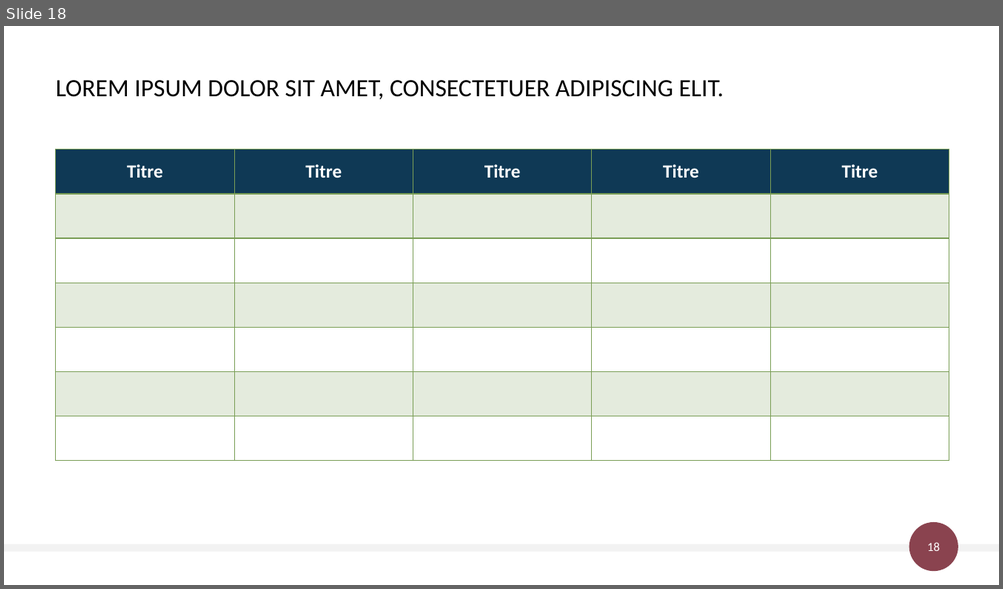
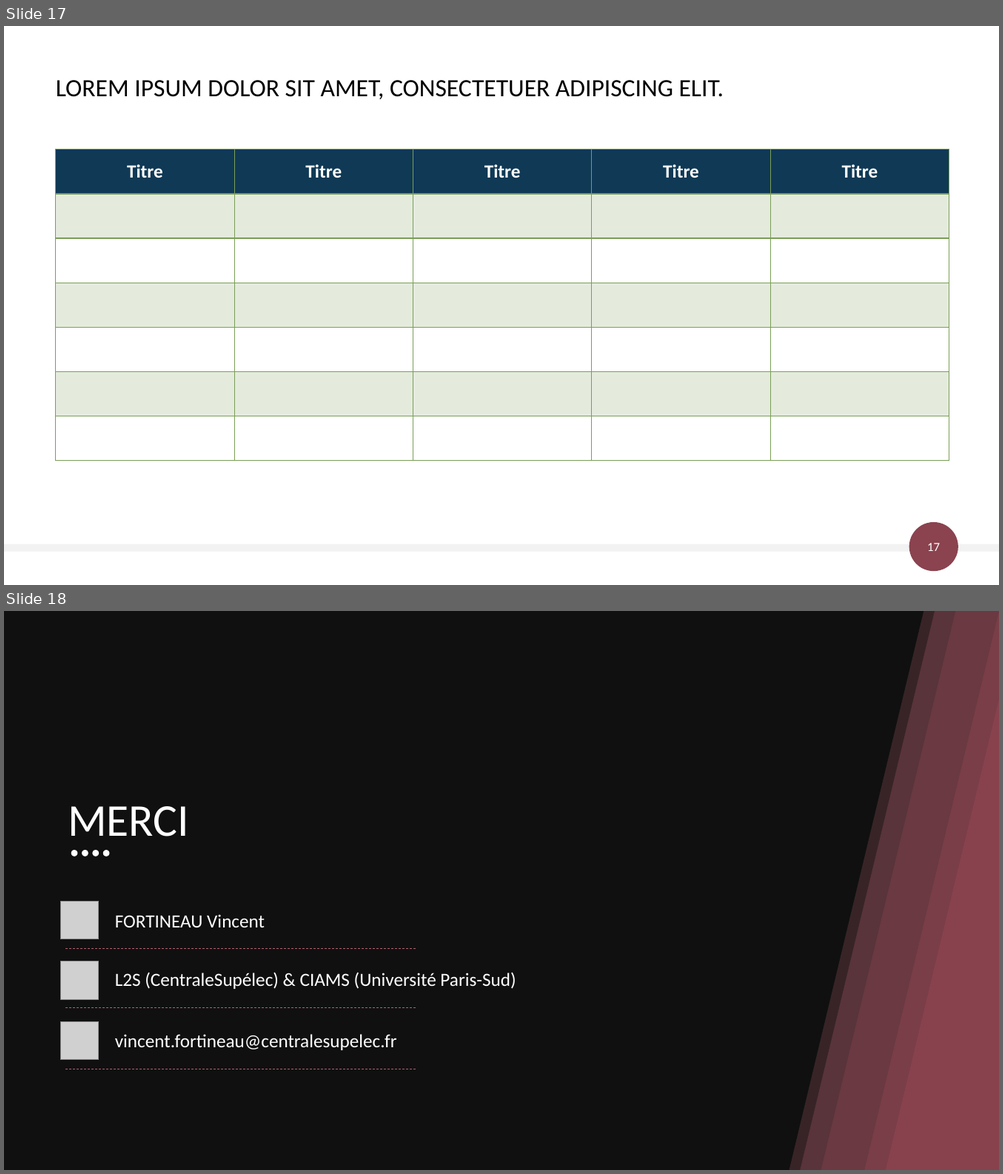
Before and after one commit to FortinoDiVinci/Thesis_report, a slide deck: Communication/FeDeV 2019/fedev_2019.pptx. Shown one above the other, each under a label of ours: slide 18 before the commit, slides 17 and 18 after it. The pictures are 1003x589 and 1003x1174 pixels, drawn with LibreOffice and Linux fonts; fonts in the diff are those of the drawing; grey boxes stand for pictures; background and template pictures are left out; a plain dark background stands for a picture behind light text. Boxes give left, top, right and bottom in pixels: in the first picture for what was removed or moved away, otherwise in the second. Text is boxed around its words. In the diff, an @@ line names an element or a change of style, - is before the commit and + after.

```diff
--- a/Communication/FeDeV 2019/fedev_2019.pptx
+++ b/Communication/FeDeV 2019/fedev_2019.pptx
@@ slide 18 added at <box>4,611,999,1170</box>, background picture (left out) @@
@@ rectangle added at <box>4,611,999,1170</box>, fill #000000 at 62% opacity @@
@@ group added at <box>789,611,999,1170</box>: 5 freeform shapes @@
@@ title added at <box>68,806,189,837</box>, 44 pt, text #FFFFFF @@
+MERCI
@@ group added at <box>71,850,110,857</box>: 4 ellipses @@
@@ picture added at <box>61,901,99,940</box> @@
@@ text added at <box>115,914,264,928</box>, 18 pt, text #FFFFFF @@
+FORTINEAU Vincent
@@ picture added at <box>61,962,99,999</box> @@
@@ line added from (66, 949) to (417, 949), #B2606E 0.5 pt dashed @@
@@ text added at <box>115,972,515,989</box>, 18 pt, text #FFFFFF @@
+L2S (CentraleSupélec) & CIAMS (Université Paris-Sud)
@@ line added from (66, 1008) to (417, 1008), #B2606E 0.5 pt dashed @@
@@ picture added at <box>61,1022,99,1060</box> @@
@@ text added at <box>115,1034,397,1051</box>, 18 pt, text #FFFFFF @@
+vincent.fortineau@centralesupelec.fr
@@ line added from (66, 1069) to (417, 1069), #B2606E 0.5 pt dashed @@
@@ what was slide 18 is now slide 17 @@
@@ page number at <box>927,543,939,551</box>: text changed @@
-18
+17
```
Also in this commit, not shown: 7 slides changed, 8 other slides added, 10 slides removed, 1 other file.
